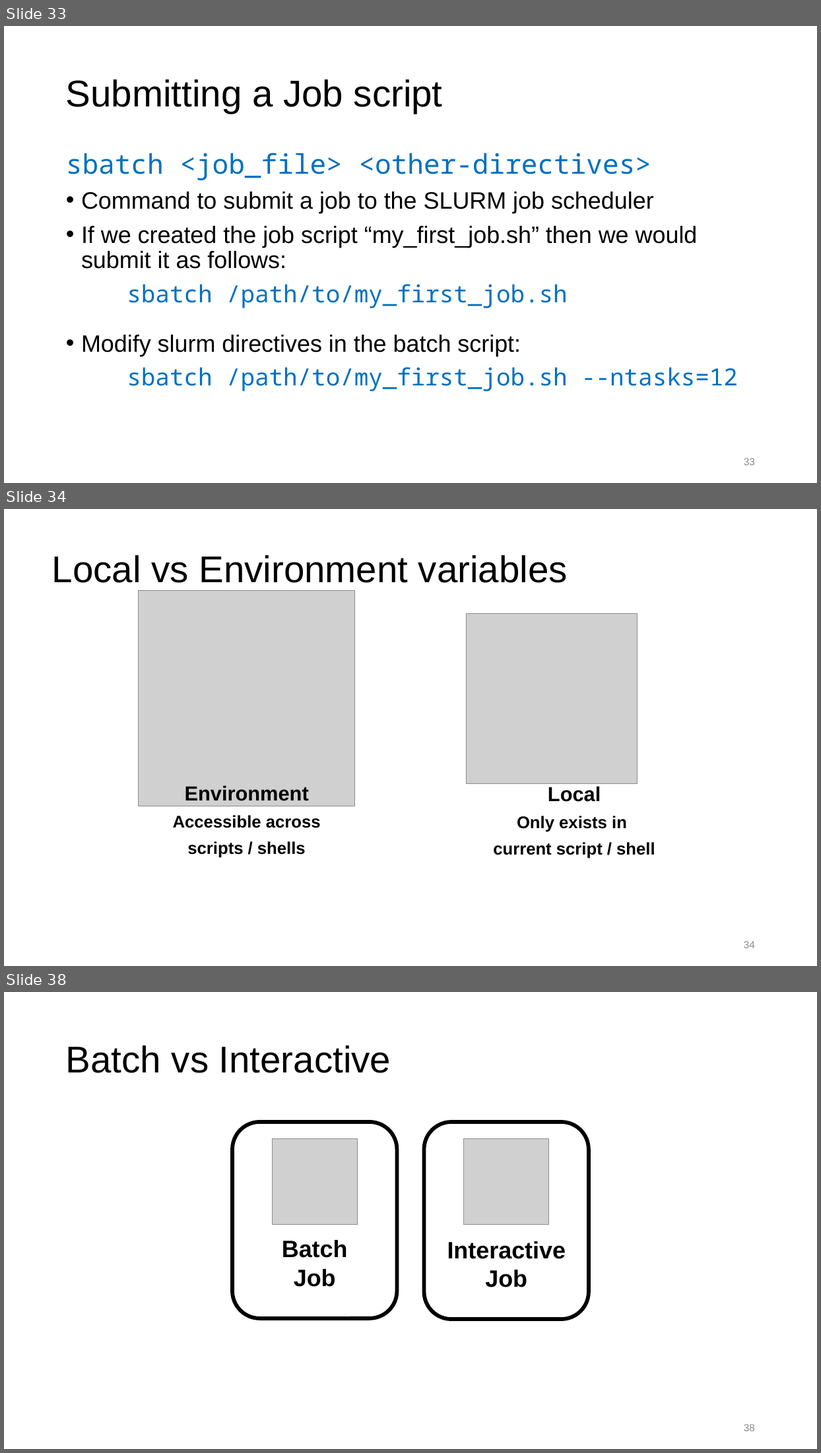
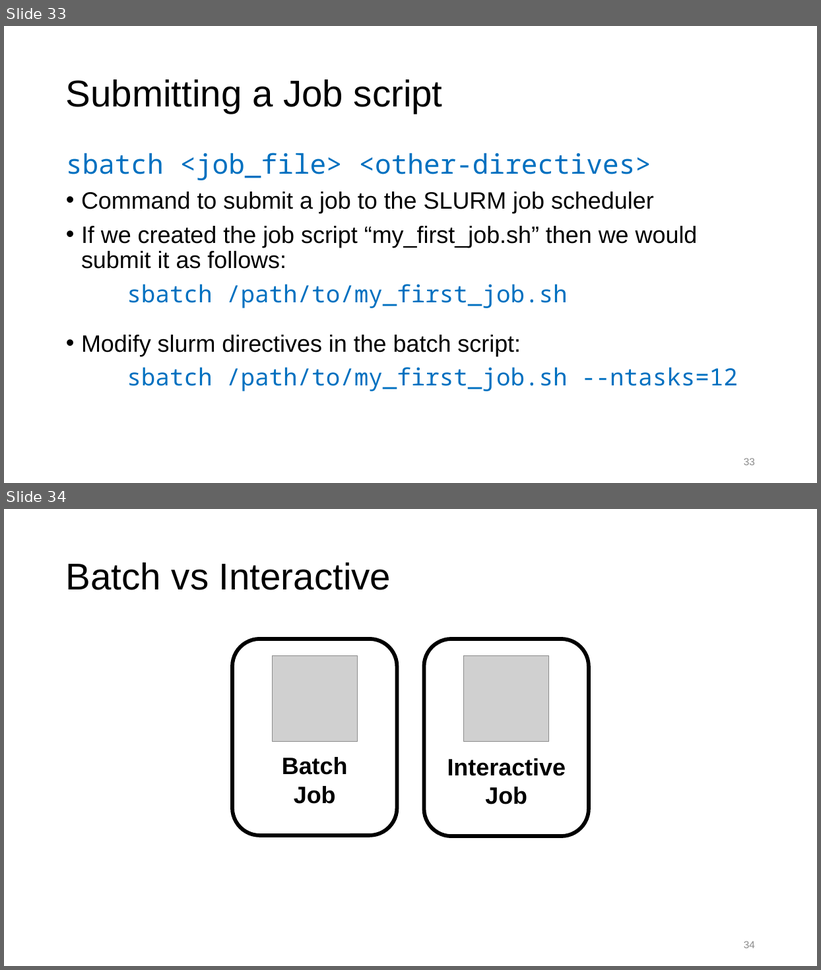
Before and after one commit to ResearchComputing/Getting_Started_With_Research_Computing, a slide deck: Command_Line_And_Job_Scheduling.pptx. Shown one above the other, each under a label of ours: slides 33, 34 and 38 before the commit, slides 33 and 34 after it; the slides between them are not shown. The pictures are 821x1453 and 821x970 pixels, drawn with LibreOffice and Linux fonts; fonts in the diff are those of the drawing; grey boxes stand for pictures; background and template pictures are left out. Boxes give left, top, right and bottom in pixels: in the first picture for what was removed or moved away, otherwise in the second. Text is boxed around its words. In the diff, an @@ line names an element or a change of style, - is before the commit and + after.

Commit message:
remove local vs environment variable slides (slides 34-37) as they are not needed

```diff
--- a/Command_Line_And_Job_Scheduling.pptx
+++ b/Command_Line_And_Job_Scheduling.pptx
@@ slide 34 removed at [4, 509, 817, 966], background #FFFFFF @@
@@ title removed at [52, 555, 568, 583] @@
-Local vs Environment variables
@@ picture removed at [138, 590, 354, 806] @@
@@ picture removed at [467, 613, 638, 784] @@
@@ text removed at [173, 786, 321, 858] @@
-Environment
-Accessible across scripts / shells
@@ text removed at [493, 786, 655, 859] @@
-Local
-Only exists in
-current script / shell
@@ page number removed at [744, 941, 755, 949] @@
-34
@@ what was slide 38 is now slide 34 @@
@@ page number at [744, 941, 755, 949]: text changed @@
-38
+34
```
Also in this commit, not shown: 3 other slides removed, 1 other file.
